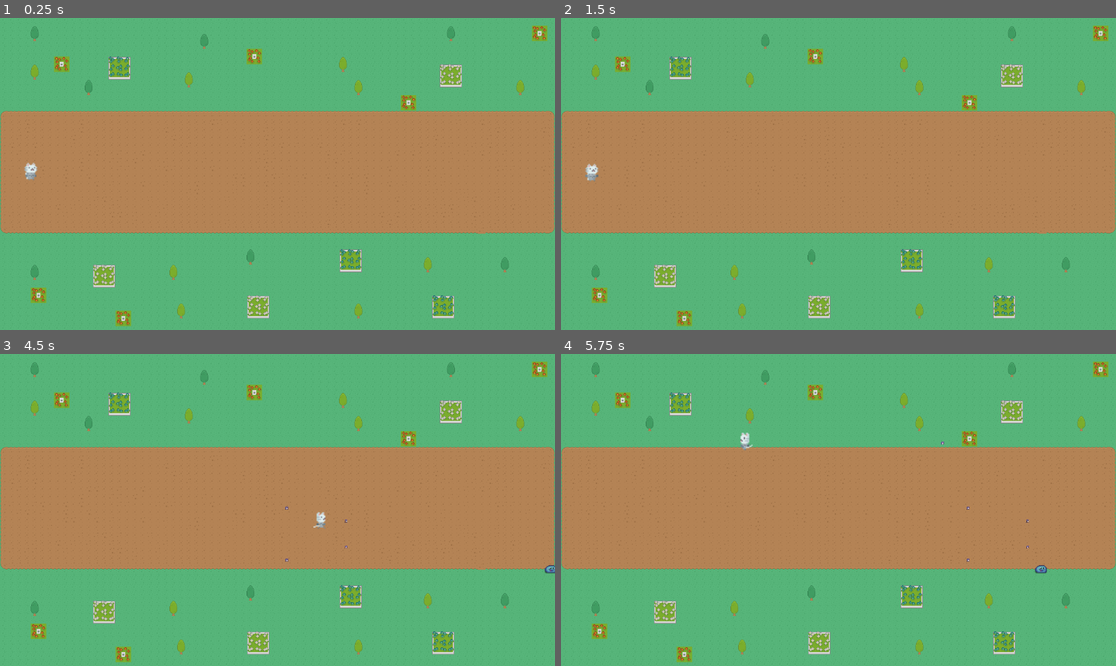
Above: before the commit, frames 1-4 (two rows, left to right).
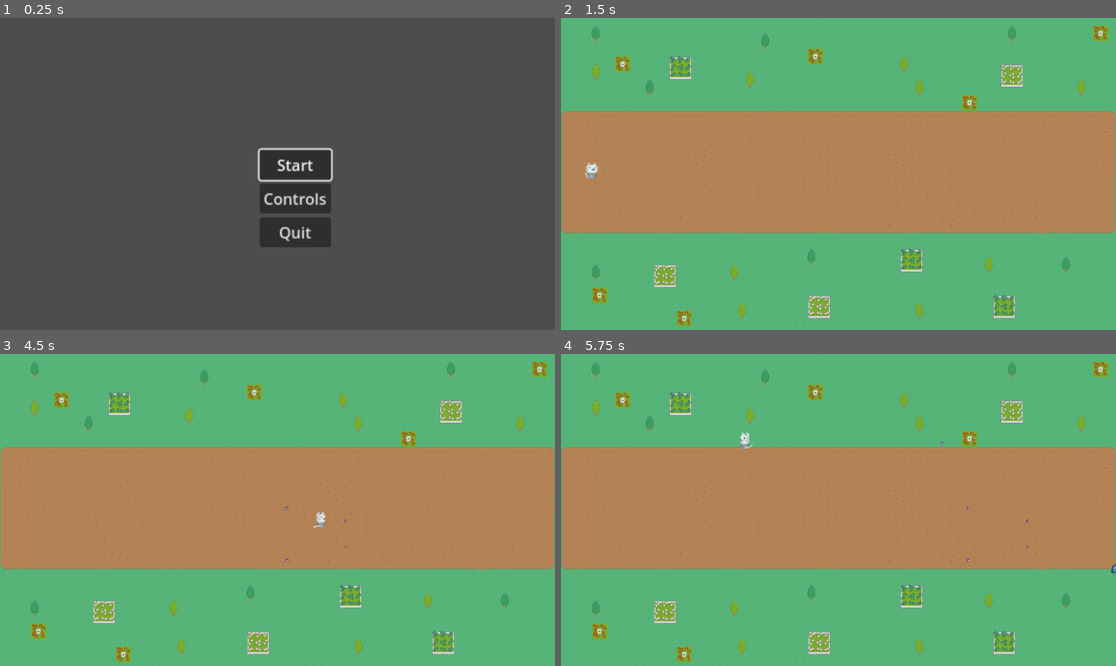
Above: after the commit, the same moments.

Repository: StrangerTNY/HAW_ProjektB
Game: Godot game, scene res://src/scenes/main.tscn
Two runs of this game, one before a commit and one after it. Both use one fixed random seed, a clock stepped at 60 frames per second and the inputs below. Before the commit the project starts from res://main.tscn.
Inputs (mouse positions are in pixels of both pictures, inside the frame that each line leads up to):
- Up to frame 1 (0.25 s): no input
- Up to frame 2 (1.5 s): click (855, 198) at 0.5 s, where only the run after the commit has a clickable "Controls"; click (855, 164) at 1.25 s, where only the run after the commit has a clickable "Start"
- Up to frame 3 (4.5 s): hold Right (move_right) 2.03-2.78 s; tap Space (attack) every 0.75 s from 2.1 to 4.35 s; hold Down (move_down) 2.78-3.53 s; hold Right (move_right) 3.53-4.28 s; tap Enter at 4.25 s; hold Up (move_up) from 4.28 s (still down)
- Up to frame 4 (5.75 s): release Up (move_up) at 5.03 s; hold Left (move_left) from 5.03 s (still down); tap Space (attack) at 5.1 s

The runs differ from the first frame. In frame 1, 100% of the frame differs, in the area x 0-100%, y 0-100%; in frame 2, less than 0.1%; in frame 3, less than 0.1%; in frame 4, less than 0.1%.

Commit message:
Menü Anfang
Start und Quit funktionieren.
Main Szene wurde auf das Menü verändert.

Diff:
--- a/project.godot
+++ b/project.godot
@@ -11,7 +11,7 @@
 [application]
 
 config/name="HAW_ProjektB"
-run/main_scene="res://main.tscn"
+run/main_scene="res://src/scenes/main.tscn"
 config/features=PackedStringArray("4.0", "Forward Plus")
 
 [input]
--- /dev/null
+++ b/src/scenes/main.tscn
@@ -0,0 +1,43 @@
+[gd_scene load_steps=2 format=3 uid="uid://cpt7um0qd7glk"]
+
+[ext_resource type="Script" path="res://src/scenes/menu.gd" id="1_873oc"]
+
+[node name="Menu" type="Control"]
+layout_mode = 3
+anchors_preset = 15
+anchor_right = 1.0
+anchor_bottom = 1.0
+grow_horizontal = 2
+grow_vertical = 2
+script = ExtResource("1_873oc")
+
+[node name="VBoxContainer" type="VBoxContainer" parent="."]
+layout_mode = 1
+anchors_preset = 8
+anchor_left = 0.5
+anchor_top = 0.5
+anchor_right = 0.5
+anchor_bottom = 0.5
+offset_left = -20.0
+offset_top = -20.0
+offset_right = 20.0
+offset_bottom = 20.0
+grow_horizontal = 2
+grow_vertical = 2
+scale = Vector2(2, 2)
+
+[node name="StartButton" type="Button" parent="VBoxContainer"]
+layout_mode = 2
+text = "Start"
+
+[node name="ControlButton" type="Button" parent="VBoxContainer"]
+layout_mode = 2
+text = "Controls"
+
+[node name="QuitButton" type="Button" parent="VBoxContainer"]
+layout_mode = 2
+text = "Quit"
+
+[connection signal="pressed" from="VBoxContainer/StartButton" to="." method="_on_start_button_pressed"]
+[connection signal="pressed" from="VBoxContainer/ControlButton" to="." method="_on_control_button_pressed"]
+[connection signal="pressed" from="VBoxContainer/QuitButton" to="." method="_on_quit_button_pressed"]
--- /dev/null
+++ b/src/scenes/menu.gd
@@ -0,0 +1,23 @@
+extends Control
+
+
+# Called when the node enters the scene tree for the first time.
+func _ready():
+	$VBoxContainer/StartButton.grab_focus()
+
+
+# Called every frame. 'delta' is the elapsed time since the previous frame.
+func _process(delta):
+	pass
+
+
+func _on_start_button_pressed():
+	get_tree().change_scene_to_file("res://src/scenes/test_level.tscn")
+
+
+func _on_control_button_pressed():
+	pass # Replace with function body.
+
+
+func _on_quit_button_pressed():
+	get_tree().quit()
--- a/main.tscn
+++ b/src/scenes/test_level.tscn
@@ -1,9 +1,9 @@
 [gd_scene load_steps=6 format=3 uid="uid://dmdl5g6oh4giy"]
 
-[ext_resource type="Script" path="res://Main.gd" id="1_vd7yw"]
-[ext_resource type="PackedScene" uid="uid://dmtu2mvdx5pks" path="res://Player.tscn" id="2_4pswq"]
-[ext_resource type="PackedScene" uid="uid://cwlv1awpfejmh" path="res://mob.tscn" id="2_hfol2"]
-[ext_resource type="PackedScene" uid="uid://ccdqnl3jwph7i" path="res://map.tscn" id="4_xo4u8"]
+[ext_resource type="Script" path="res://Main.gd" id="1_dgjt6"]
+[ext_resource type="PackedScene" uid="uid://cwlv1awpfejmh" path="res://mob.tscn" id="2_i84d0"]
+[ext_resource type="PackedScene" uid="uid://ccdqnl3jwph7i" path="res://map.tscn" id="3_iv0xp"]
+[ext_resource type="PackedScene" uid="uid://dmtu2mvdx5pks" path="res://Player.tscn" id="4_d6igw"]
 
 [sub_resource type="Curve2D" id="Curve2D_otbru"]
 _data = {
Not shown: 1 places in src/scenes/test_level.tscn that only renumber resources
